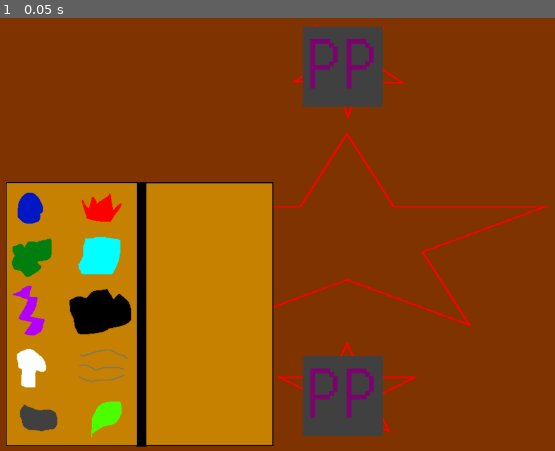
Above: before the commit, frame 1.
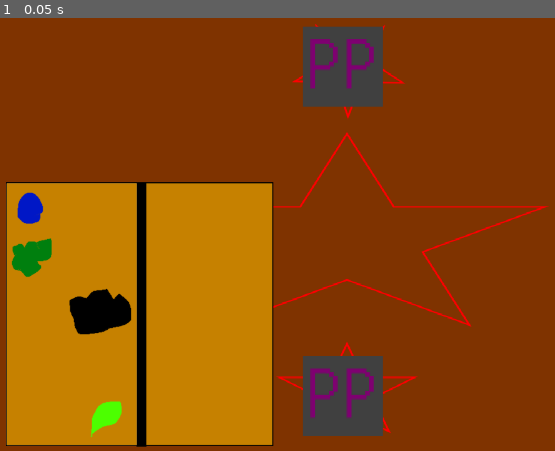
Above: after the commit, the same moment.

Repository: DigiDuncan/DPNJam1
Game: Godot game, scene res://main.tscn
Two runs of this game, one before a commit and one after it. Both use one fixed random seed, a clock stepped at 60 frames per second and the inputs below.
Inputs:
- Up to frame 1 (0.05 s): no input

The runs differ from the first frame. In frame 1, 1.9% of the frame differs, in the area x 2-24%, y 40-96%.

Commit message:
book reacts to random elements

Diff:
--- /dev/null
+++ b/Book.gd
@@ -0,0 +1,21 @@
+class_name Book extends Node2D
+
+@onready var gm = $"../GameManager"
+
+func show_available():
+	for element in Monster.MonsterType.values():
+		var icon_node = get_node("BookIcons/" + Monster.MonsterType.find_key(element))
+		if element in gm.elements_unlocked:
+			icon_node.set_visible(true)
+		else:
+			icon_node.set_visible(false)
+
+
+# Called when the node enters the scene tree for the first time.
+func _ready():
+	show_available()
+
+
+# Called every frame. 'delta' is the elapsed time since the previous frame.
+func _process(delta):
+	pass
--- a/main.tscn
+++ b/main.tscn
@@ -1,7 +1,8 @@
-[gd_scene load_steps=16 format=3 uid="uid://lqhis24b5sgv"]
+[gd_scene load_steps=17 format=3 uid="uid://lqhis24b5sgv"]
 
 [ext_resource type="Texture2D" uid="uid://dj08t07ghfl0g" path="res://Background.png" id="1_58v8u"]
 [ext_resource type="Script" path="res://GameManager.gd" id="1_uu1go"]
+[ext_resource type="Script" path="res://Book.gd" id="3_mg51g"]
 [ext_resource type="Texture2D" uid="uid://cb6h41cpg70qo" path="res://Book.png" id="4_lwicp"]
 [ext_resource type="Texture2D" uid="uid://cj4vqmliislrk" path="res://elements/watericon.png" id="5_tctlc"]
 [ext_resource type="Texture2D" uid="uid://tpxwlury1onf" path="res://elements/fireicon.png" id="6_aa5qn"]
@@ -28,6 +29,7 @@
 
 [node name="Book" type="Node2D" parent="."]
 position = Vector2(299, 480)
+script = ExtResource("3_mg51g")
 
 [node name="BookBackground" type="Sprite2D" parent="Book"]
 position = Vector2(11, -8)
@@ -35,7 +37,7 @@
 
 [node name="BookIcons" type="Node2D" parent="Book"]
 
-[node name="Water" type="TextureRect" parent="Book/BookIcons"]
+[node name="WATER" type="TextureRect" parent="Book/BookIcons"]
 offset_left = -189.0
 offset_top = -181.0
 offset_right = -133.0
@@ -43,7 +45,7 @@
 tooltip_text = "Water"
 texture = ExtResource("5_tctlc")
 
-[node name="Fire" type="TextureRect" parent="Book/BookIcons"]
+[node name="FIRE" type="TextureRect" parent="Book/BookIcons"]
 offset_left = -81.0
 offset_top = -182.0
 offset_right = -11.0
@@ -51,7 +53,7 @@
 tooltip_text = "Fire"
 texture = ExtResource("6_aa5qn")
 
-[node name="Poison" type="TextureRect" parent="Book/BookIcons"]
+[node name="POISON" type="TextureRect" parent="Book/BookIcons"]
 offset_left = -194.0
 offset_top = -100.0
 offset_right = -124.0
@@ -59,7 +61,7 @@
 tooltip_text = "Poison"
 texture = ExtResource("7_cvagm")
 
-[node name="Ice" type="TextureRect" parent="Book/BookIcons"]
+[node name="ICE" type="TextureRect" parent="Book/BookIcons"]
 offset_left = -84.0
 offset_top = -104.0
 offset_right = -14.0
@@ -67,7 +69,7 @@
 tooltip_text = "Ice"
 texture = ExtResource("8_6cx3j")
 
-[node name="Lightning" type="TextureRect" parent="Book/BookIcons"]
+[node name="LIGHTNING" type="TextureRect" parent="Book/BookIcons"]
 offset_left = -200.0
 offset_top = -27.0
 offset_right = -130.0
@@ -75,7 +77,7 @@
 tooltip_text = "Lightning"
 texture = ExtResource("9_ciebk")
 
-[node name="Dark" type="TextureRect" parent="Book/BookIcons"]
+[node name="DARK" type="TextureRect" parent="Book/BookIcons"]
 offset_left = -100.0
 offset_top = -26.0
 offset_right = 2.0
@@ -83,7 +85,7 @@
 tooltip_text = "Dark"
 texture = ExtResource("10_t17au")
 
-[node name="Light" type="TextureRect" parent="Book/BookIcons"]
+[node name="LIGHT" type="TextureRect" parent="Book/BookIcons"]
 offset_left = -188.0
 offset_top = 73.0
 offset_right = -130.0
@@ -91,7 +93,7 @@
 tooltip_text = "Light"
 texture = ExtResource("11_toog1")
 
-[node name="Wind" type="TextureRect" parent="Book/BookIcons"]
+[node name="WIND" type="TextureRect" parent="Book/BookIcons"]
 offset_left = -88.0
 offset_top = 65.0
 offset_right = -3.0
@@ -99,7 +101,7 @@
 tooltip_text = "Wind"
 texture = ExtResource("12_bawuo")
 
-[node name="Rock" type="TextureRect" parent="Book/BookIcons"]
+[node name="ROCK" type="TextureRect" parent="Book/BookIcons"]
 offset_left = -184.0
 offset_top = 162.0
 offset_right = -111.0
@@ -107,7 +109,7 @@
 tooltip_text = "Rock"
 texture = ExtResource("13_c8x3t")
 
-[node name="Nature" type="TextureRect" parent="Book/BookIcons"]
+[node name="NATURE" type="TextureRect" parent="Book/BookIcons"]
 offset_left = -78.0
 offset_top = 158.0
 offset_right = -5.0
